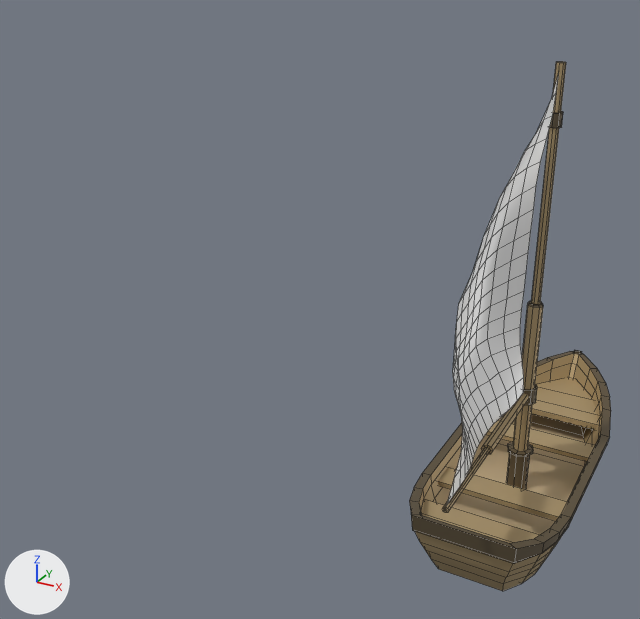
Before and after pictures for a commit that changed the Blender file Raw_Assets/Sergei's Assets/Ship_02.blend.
Both versions are drawn from a 50 mm camera at (0.2, -0.815, 0.579) aimed at (-0.249, 0.001, 0.171). The axes (+X, +Y, +Z) are drawn at lower left. The lights are the same throughout. Mesh edges are drawn as thin lines.
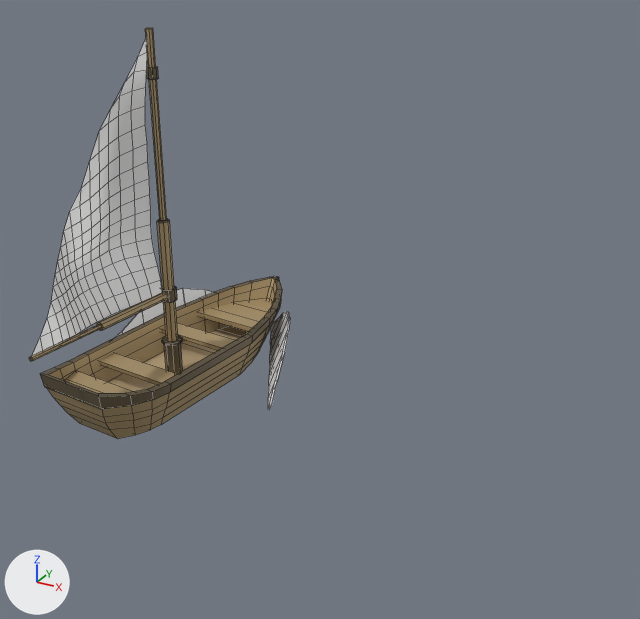
Location of each change, (x1, y1, x2, y2) in pixels of the pictures (640 x 619 px):
'pCube5', moved, turned: before (409, 61, 611, 591); after (29, 28, 282, 439)
'Splashes', added: after (117, 288, 290, 410)

Edits to the bpy script that builds the scene:
```text
Add me_plane:
    me_plane.from_pydata(...)  # 36 vertices, 34 faces; spans x -1.0..1.0, y -1.0..-0.41, z 0.0..0.02
Change ob_pcube5:
    ob_pcube5.location: (0.0, 0.0, 0.0) -> (-0.485, 0.035, 0.0)
    ob_pcube5.rotation_euler: (1.571, 0.0, 0.0) -> (1.571, 0.0, -0.0785)  # degrees (90, 0, 0) -> degrees (90, 0, -4.5)
Add ob_splashes:
    ob_splashes = bpy.data.objects.new('Splashes', me_plane)
    ob_splashes.parent = ob_pcube5
    ob_splashes.matrix_parent_inverse = Matrix(((100.0, 0.0, 0.0, 0.0), (0.0, 0.0, 100.0, 0.0), (0.0, -100.0, 0.0, 0.0), (0.0, 0.0, 0.0, 1.0)))
    ob_splashes.location = (-0.114, 0.134, 0.123)
    ob_splashes.rotation_euler = (1.2, 0.00943, 0.952)  # degrees (69, 0.5, 55)
    ob_splashes.scale = (0.13, 0.13, 0.13)
    _m = ob_splashes.modifiers.new('Mirror', 'MIRROR')
    _m.mirror_object = ob_pcube5
```
